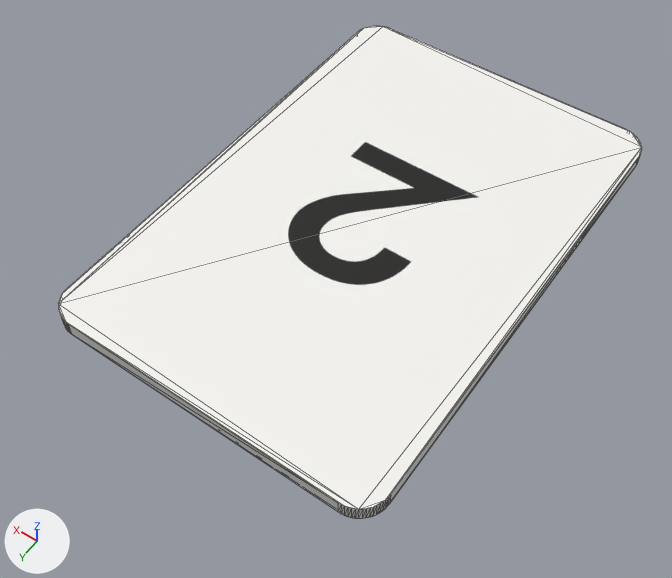
A saved change to the glTF model exports/algo/glb/white_2.glb.
Both versions are drawn from a 50 mm camera at (-0.0391, 0.0616, 0.0818) aimed at (-0.0006, 0.0077, -0.0029). The axes (+X, +Y, +Z) are drawn at lower left. The lights are the same throughout. The first picture is the older version. Mesh edges are drawn as thin lines. Vertices at exactly the same position are counted once.

Script lines for the objects in view, before the commit:
```python
me_white_2 = bpy.data.meshes.new('white_2')
me_white_2.from_pydata(...)  # 136 vertices, 268 faces; spans x -0.021..0.021, y -0.031..0.031, z 0.0..0.002
# faces by material slot: [66, 202]
me_white_2.materials.append(mat_white_2_top)  # picture img_white_2
me_white_2.materials.append(mat_white_2_side)  # light grey #d9d8d4
ob_white_2 = bpy.data.objects.new('white_2', me_white_2)
ob_white_2.location = (0.0, 0.0, 0.0)
```
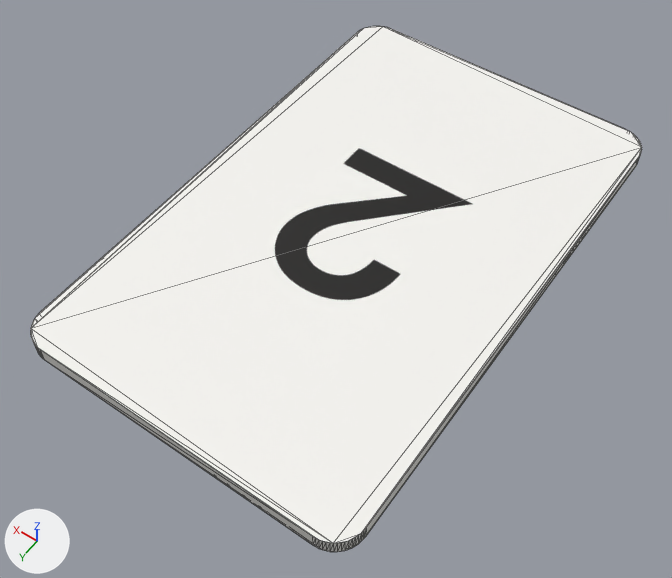
The newer file is also turned or shifted as a whole; pictures and numbers use the older file's frame.

What changed in the scene script:
```text
Change me_white_2:
    used by ob_white_2; location = (0.0, 0.0, 0.0)
    remove me_white_2.from_pydata(...)  # 136 vertices, 268 faces; spans x -0.021..0.021, y -0.031..0.031, z 0.0..0.002
    add me_white_2.from_pydata(...)  # 136 vertices, 268 faces; spans x -0.021..0.021, y -0.031..0.035, z 0.0..0.002
    me_white_2 part 1: all 68 vertices in x -0.021..0.021, y 0.0275..0.031, z 0.0..0.002 are moved by (0.0, 0.004, 0.0)
```

Location of each change, (x1, y1, x2, y2) in pixels of the pictures (672 x 578 px):
'white_2', reshaped (7% taller): before (58, 26, 642, 518); after (30, 26, 642, 552)
